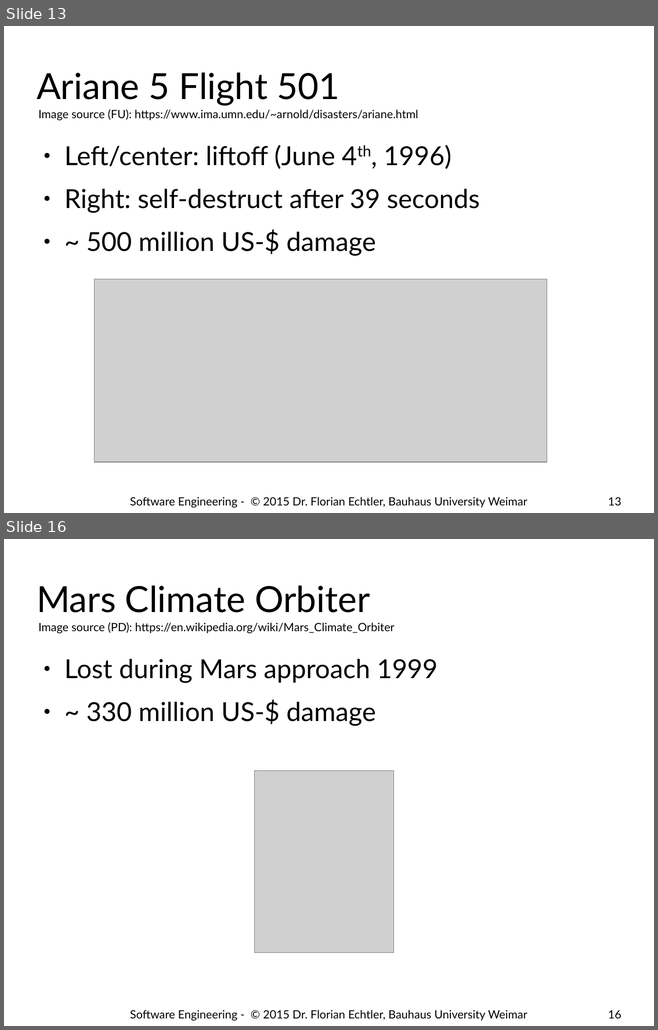
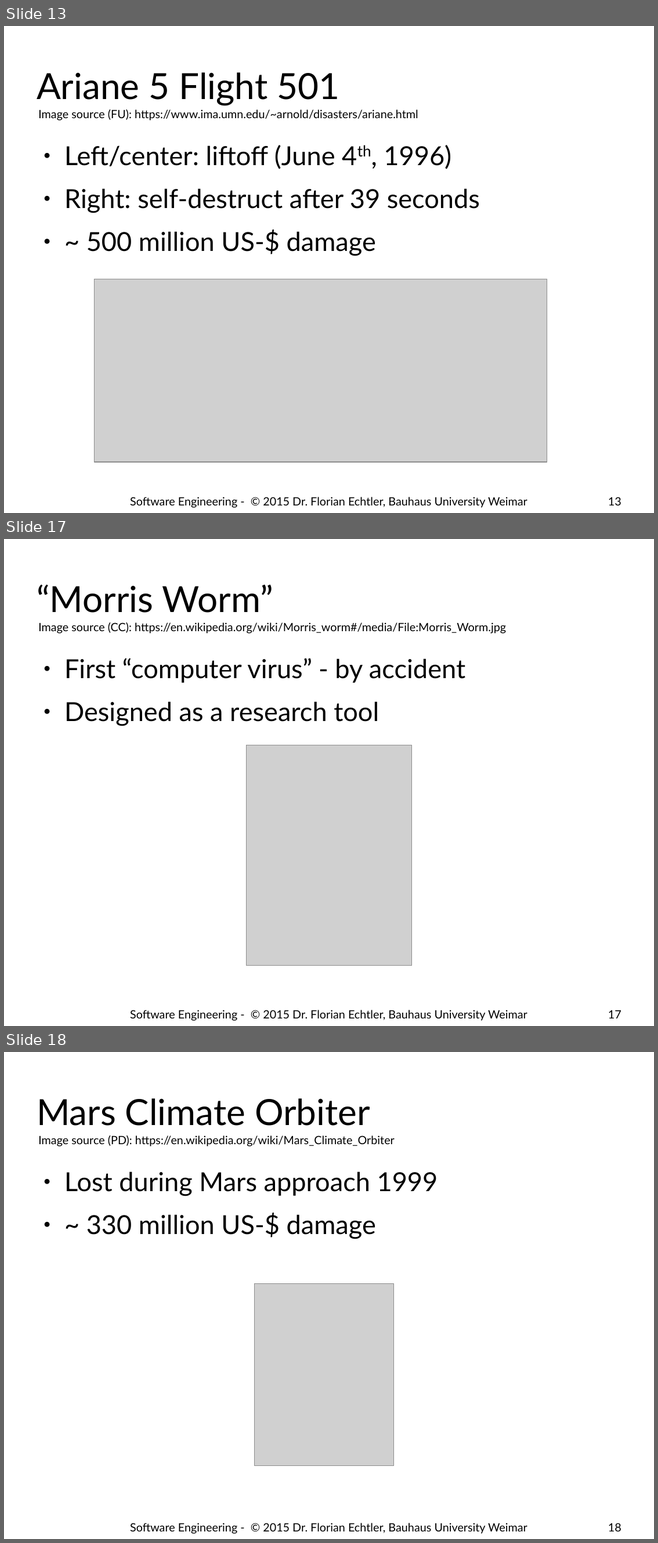
Before and after one commit to floe/software-engineering, a slide deck: 01-introduction.odp. Shown one above the other, each under a label of ours: slides 13 and 16 before the commit, slides 13, 17 and 18 after it; the slides between them are not shown. The pictures are 658x1030 and 658x1543 pixels, drawn with LibreOffice and Linux fonts; fonts in the diff are those of the drawing; grey boxes stand for pictures; background and template pictures are left out. Boxes give left, top, right and bottom in pixels: in the first picture for what was removed or moved away, otherwise in the second. Text is boxed around its words. In the diff, an @@ line names an element or a change of style, - is before the commit and + after.

```diff
--- a/01-introduction.odp
+++ b/01-introduction.odp
@@ slide 17 added at (x1=4, y1=539, x2=654, y2=1026), background #FFFFFF @@
@@ title added at (x1=36, y1=584, x2=273, y2=613), 44 pt, text #000000 @@
+“Morris Worm”
@@ text added at (x1=38, y1=623, x2=506, y2=634), 14 pt, text #000000 @@
+Image source (CC): https://en.wikipedia.org/wiki/Morris_worm#/media/File:Morris_Worm.jpg
@@ text added at (x1=64, y1=658, x2=465, y2=726), 32 pt, text #000000 @@
+● First “computer virus” - by accident
+● Designed as a research tool
@@ picture added at (x1=246, y1=745, x2=412, y2=966) @@
@@ text added at (x1=130, y1=1010, x2=527, y2=1021), 14 pt, text #000000 @@
+Software Engineering - © 2015 Dr. Florian Echtler, Bauhaus University Weimar
@@ page number added at (x1=608, y1=1010, x2=621, y2=1019), 14 pt, text #000000 @@
+17
@@ what was slide 16 is now slide 18 @@
@@ page number at (x1=608, y1=1523, x2=621, y2=1532): text changed @@
-16
+18
```
Also in this commit, not shown: 4 slides changed, 2 other slides added.
